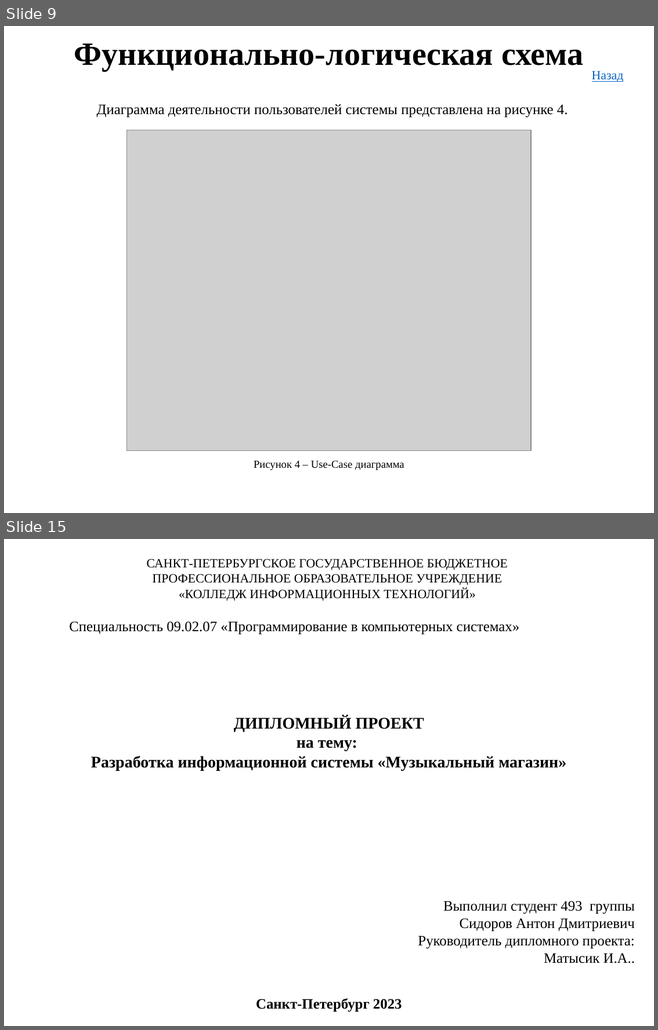
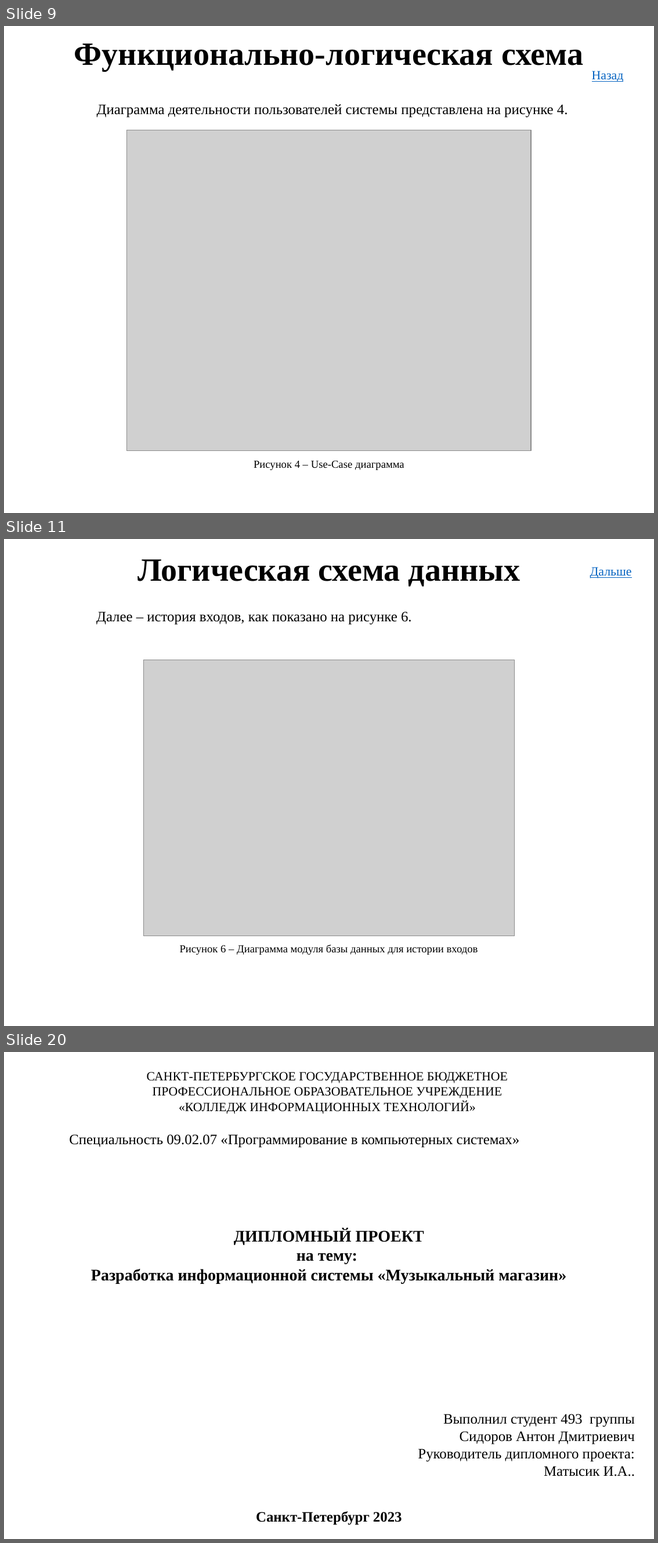
Before and after one commit to AntonSidorov1/DiplomProject, a slide deck: сидоров антон дмитриевич, Группа 493 - Презентация.pptx. Shown one above the other, each under a label of ours: slides 9 and 15 before the commit, slides 9, 11 and 20 after it; the slides between them are not shown. The pictures are 658x1030 and 658x1543 pixels, drawn with LibreOffice and Linux fonts; fonts in the diff are those of the drawing; grey boxes stand for pictures. Boxes give left, top, right and bottom in pixels: in the first picture for what was removed or moved away, otherwise in the second. Text is boxed around its words. In the diff, an @@ line names an element or a change of style, - is before the commit and + after.

```diff
--- a/сидоров антон дмитриевич, Группа 493 - Презентация.pptx
+++ b/сидоров антон дмитриевич, Группа 493 - Презентация.pptx
@@ slide 11 added at (x1=4, y1=539, x2=654, y2=1026), background #FFFFFF @@
@@ text added at (x1=137, y1=559, x2=520, y2=587), 36 pt, text #000000, bold @@
+Логическая схема данных
@@ text added at (x1=590, y1=567, x2=632, y2=578), 14 pt, text #0563C1, underline @@
+Дальше
@@ text added at (x1=96, y1=611, x2=412, y2=625), 16 pt, text #000000 @@
+Далее – история входов, как показано на рисунке 6.
@@ picture added at (x1=144, y1=660, x2=514, y2=936) @@
@@ text added at (x1=180, y1=945, x2=478, y2=955), 12 pt, text #000000 @@
+Рисунок 6 – Диаграмма модуля базы данных для истории входов
@@ what was slide 15 is now slide 20 @@
```
Also in this commit, not shown: 1 slide changed, 9 other slides added, 5 slides removed, 31 other files.
